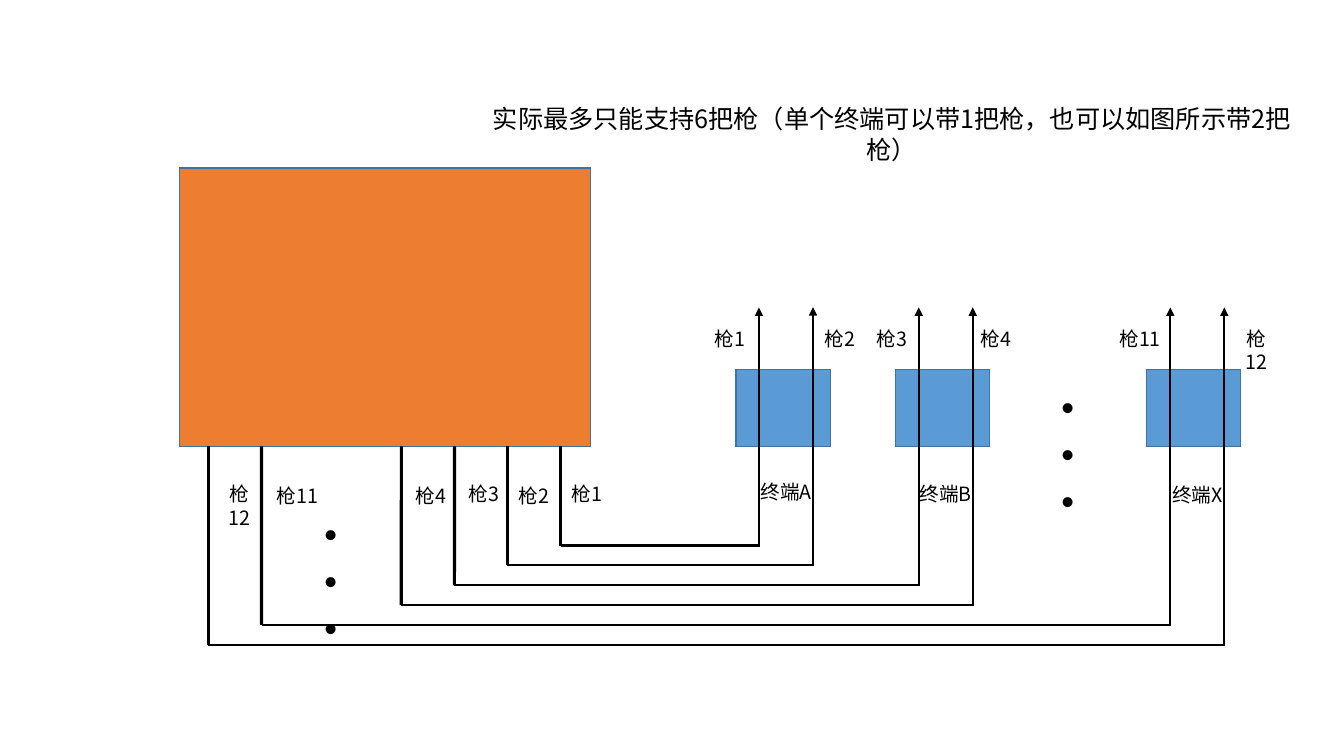
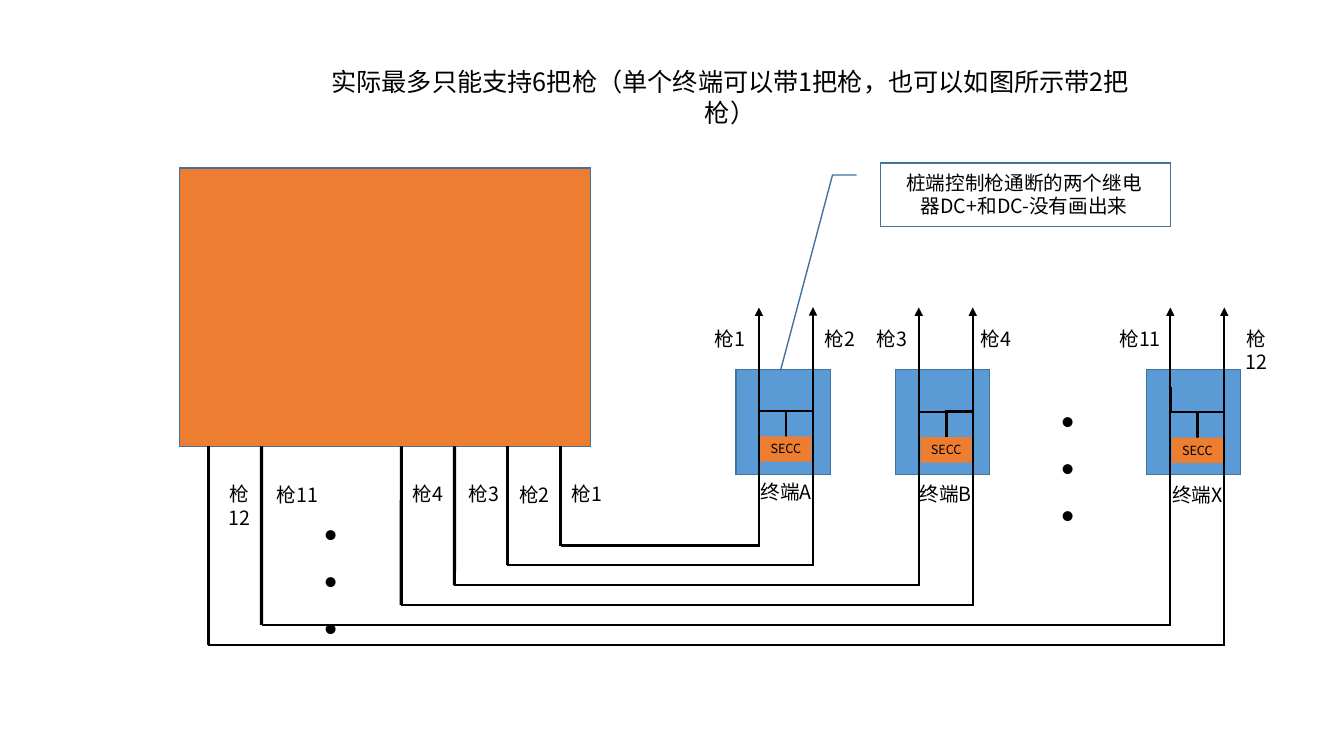
Before and after one commit to HaimanLiao/PwrCtrl_Read, a slide deck: slide 17 of tmp_PPT.pptx. Drawn at 1344x756 pixels with LibreOffice and Linux fonts; fonts in the diff are those of the drawing. Boxes give left, top, right and bottom in pixels: in the first picture for what was removed or moved away, otherwise in the second. Text is boxed around its words. In the diff, an @@ line names an element or a change of style, - is before the commit and + after.

```diff
--- a/tmp_PPT.pptx
+++ b/tmp_PPT.pptx
@@ text "实际最多只能支持6把枪（单个终端可以带1把枪，也可以如图所示带2把枪）": place and size @@
-text "实际最多只能支持6把枪（单个终端可以带1把枪，也可以如图所示带2把枪）" at [493, 106, 1291, 131]
+text "实际最多只能支持6把枪（单个终端可以带1把枪，也可以如图所示带2把枪）" at [331, 69, 1129, 94]
@@ border callout added at [881, 163, 1171, 227], outline #43739E 1 pt @@
@@ text added at [906, 173, 1142, 215], 14 pt, text #000000 @@
+桩端控制枪通断的两个继电器DC+和DC-没有画出来
@@ rectangle: place and size @@
-rectangle at [736, 370, 830, 447]
+rectangle at [736, 370, 830, 475]
@@ elbow line added from (786, 437) to (759, 386), #000000 1.5 pt @@
@@ elbow line added from (813, 384) to (786, 437), #000000 1.5 pt @@
@@ rectangle: place and size @@
-rectangle at [895, 370, 989, 447]
+rectangle at [895, 370, 989, 475]
@@ elbow line added from (947, 438) to (920, 387), #000000 1.5 pt @@
@@ elbow line added from (973, 385) to (947, 438), #000000 1.5 pt @@
@@ rectangle: place and size @@
-rectangle at [1146, 370, 1240, 447]
+rectangle at [1146, 370, 1240, 475]
@@ elbow line added from (1198, 438) to (1171, 387), #000000 1.5 pt @@
@@ elbow line added from (1225, 386) to (1198, 439), #000000 1.5 pt @@
@@ text "···": place and size @@
-text "···" at [1022, 379, 1113, 437]
+text "···" at [1022, 393, 1113, 451]
@@ rectangle added at [760, 437, 812, 462], fill #ED7D31, 9 pt, text #000000 @@
+SECC
@@ rectangle added at [921, 438, 972, 463], fill #ED7D31, 9 pt, text #000000 @@
+SECC
@@ rectangle added at [1172, 438, 1223, 463], fill #ED7D31, 9 pt, text #000000 @@
+SECC
```
Also in this commit, not shown: 1 slide added, 1 slide removed, 1 other file.
